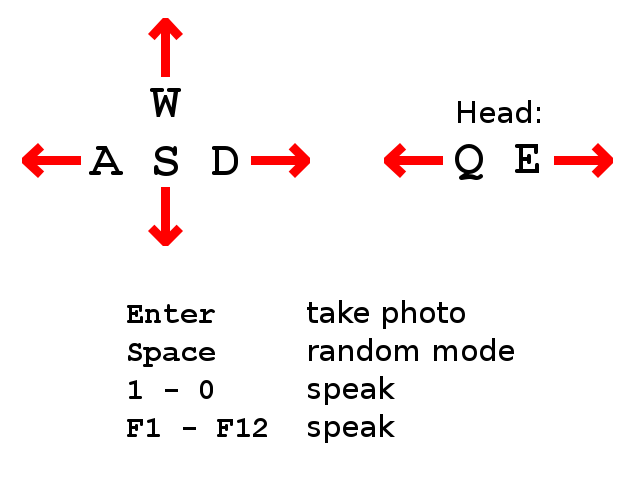
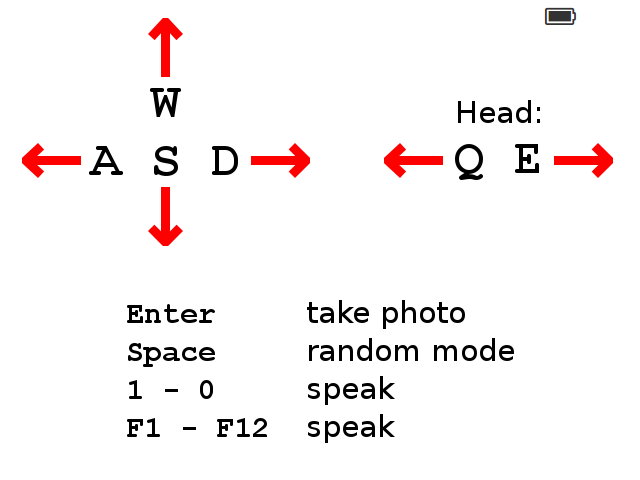
Two versions of the same layered image (640 x 480). Layer-by-layer changes:
added layer "Clipboard" above "Enter take photo ..." over [left=544, top=7, right=577, bottom=25]
